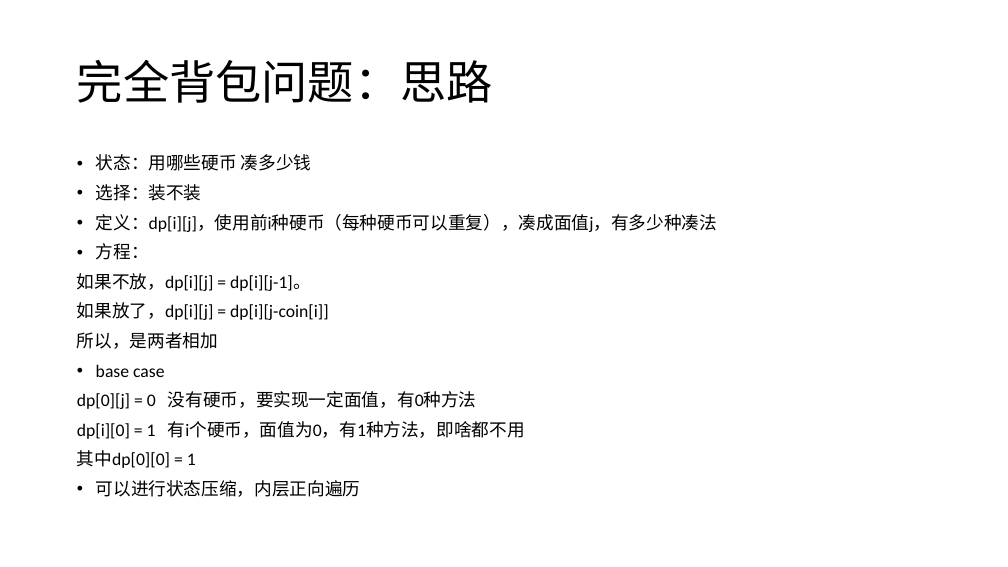
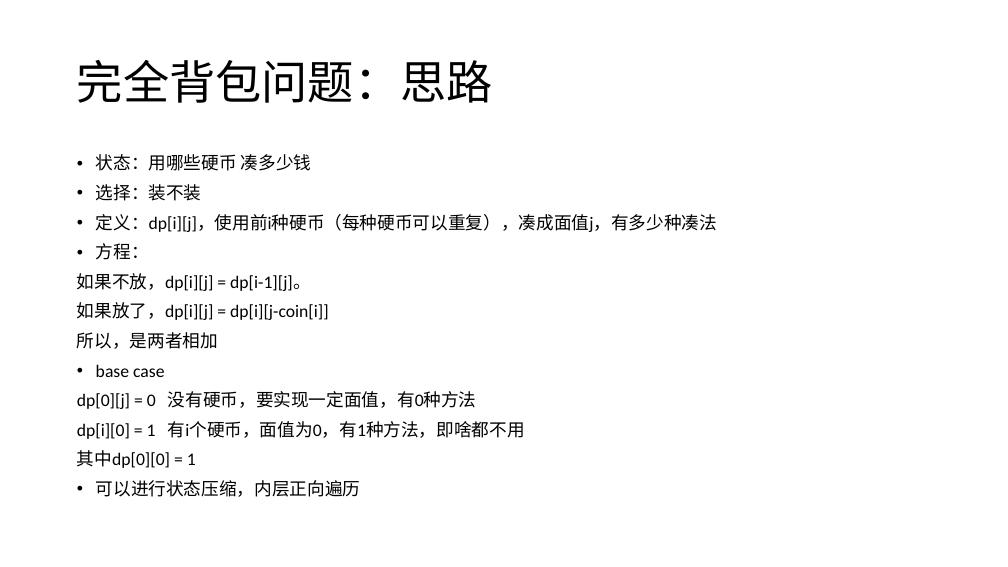
Before and after one commit to CR7dongfeng/my_leetcode, a slide deck: slide 7 of PPTs/背包问题思路.pptx. Drawn at 1008x567 pixels with LibreOffice and Linux fonts; fonts in the diff are those of the drawing. Boxes give left, top, right and bottom in pixels: in the first picture for what was removed or moved away, otherwise in the second. Text is boxed around its words. In the diff, an @@ line names an element or a change of style, - is before the commit and + after.

```diff
--- a/PPTs/背包问题思路.pptx
+++ b/PPTs/背包问题思路.pptx
@@ text at (77,273,310,291): text changed @@
-如果不放，dp[i][j] = dp[i][j-1]。
+如果不放，dp[i][j] = dp[i-1][j]。
```
Also in this commit, not shown: 1 other file.
